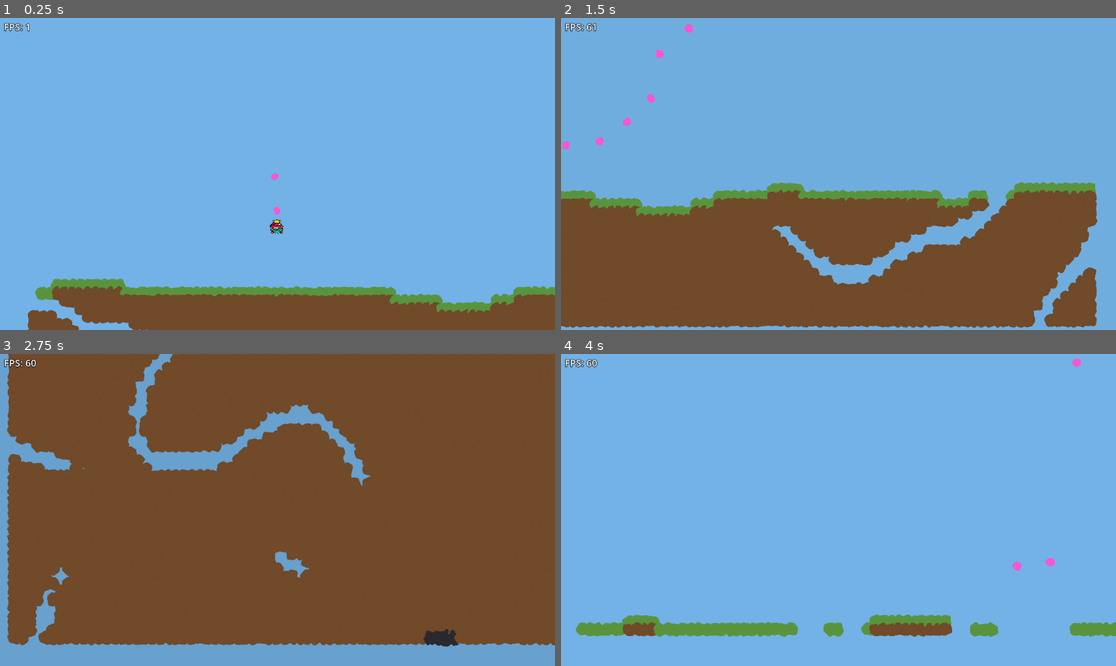
Above: before the commit, frames 1-4 (two rows, left to right).
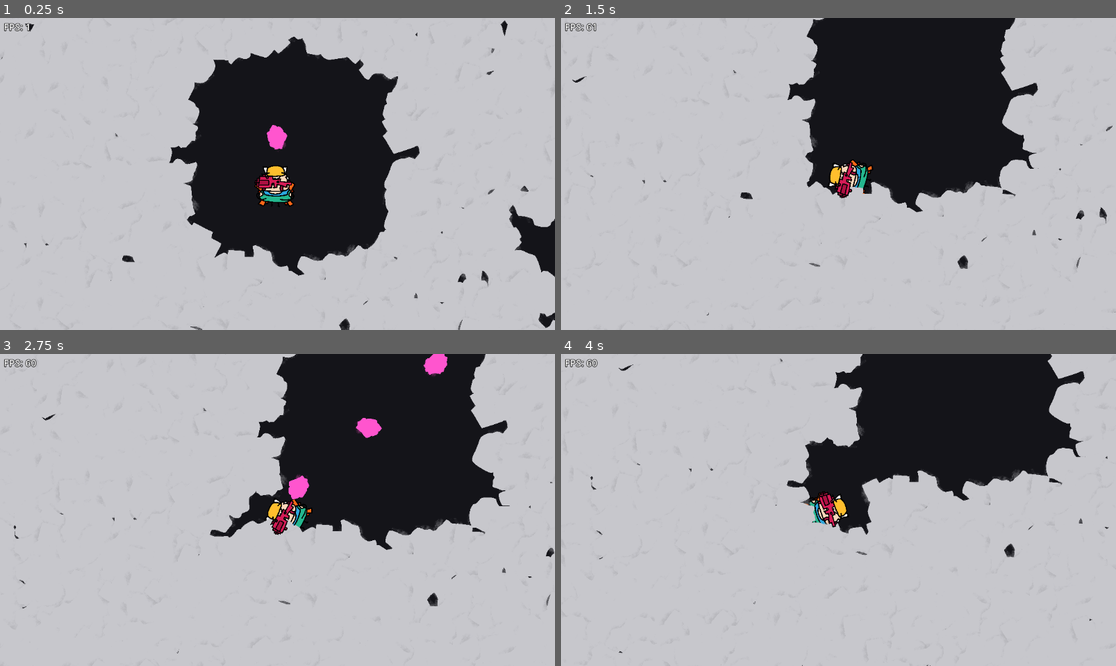
Above: after the commit, the same moments.

Repository: Henk-Studios/1guy1dream-rockhard
Game: Godot game, scene res://scene/main.tscn
Same seed, same stepped clock (60 frames per second), same inputs: the game is played once before the commit and once after it.
Inputs (mouse positions are in pixels of both pictures, inside the frame that each line leads up to):
- Up to frame 1 (0.25 s): no input
- Up to frame 2 (1.5 s): move the mouse to (960, 158) at 0.52 s; hold Right (rightjet) 0.53-1.28 s; click (960, 158) at 0.67 s; tap E (shop) at 0.77 s; move the mouse to (727, 189) at 1.27 s; hold Down (ui_down) from 1.28 s (still down)
- Up to frame 3 (2.75 s): tap E (shop) at 1.52 s; move the mouse to (333, 441) at 2.02 s; release Down (ui_down) at 2.03 s; hold Right (rightjet) from 2.03 s (still down)
- Up to frame 4 (4 s): move the mouse to (810, 572) at 2.77 s; release Right (rightjet) at 2.78 s; hold Up (ui_up) 2.78-3.53 s; click (810, 572) at 2.92 s; tap E (shop) at 3.02, 3.77 s; move the mouse to (1005, 556) at 3.52 s; hold Left (leftjet) from 3.53 s (still down)

The runs differ from the first frame. In frame 1, 100% of the frame differs, in the area x 0-100%, y 0-100%; in frame 2, 100%; in frame 3, 100%; in frame 4, 100%.

Commit message:
Added camera to guy, added lava

Diff:
--- a/1-guy-1-dream-rockhard/project.godot
+++ b/1-guy-1-dream-rockhard/project.godot
@@ -17,7 +17,7 @@
 
 [autoload]
 
-global="*uid://dse1a6n8i4l1b"
+global="*res://global.gd"
 
 [input]
 
--- a/1-guy-1-dream-rockhard/scene/main.tscn
+++ b/1-guy-1-dream-rockhard/scene/main.tscn
@@ -1,7 +1,6 @@
 [gd_scene format=3 uid="uid://def0dga52atjf"]
 
 [ext_resource type="Script" uid="uid://80vx6b2n7l4i" path="res://scripts/main.gd" id="1_main"]
-[ext_resource type="Script" uid="uid://ccjcluay40l2u" path="res://scripts/camera_2d.gd" id="3_h2yge"]
 [ext_resource type="PackedScene" uid="uid://xtv65a2ku4yj" path="res://scene/the_guy.tscn" id="4_guy"]
 
 [sub_resource type="CircleShape2D" id="CircleShape2D_small"]
@@ -14,11 +13,8 @@
 [node name="Main" type="Node2D" unique_id=717164903]
 script = ExtResource("1_main")
 
-[node name="Camera2D" type="Camera2D" parent="." unique_id=392427492]
-script = ExtResource("3_h2yge")
-
 [node name="TheGuy" parent="." unique_id=1049185052 instance=ExtResource("4_guy")]
-position = Vector2(0, 80)
+position = Vector2(0, 7200)
 
 [node name="Sprite2D" parent="TheGuy" index="0" unique_id=1888951784]
 scale = Vector2(0.02, 0.02)
@@ -26,6 +22,9 @@
 [node name="CollisionShape2D" parent="TheGuy" index="1" unique_id=1438068098]
 position = Vector2(-0.8, 6)
 shape = SubResource("CircleShape2D_small")
+
+[node name="Camera2D" parent="TheGuy" index="2" unique_id=1949905347]
+zoom = Vector2(3, 3)
 
 [node name="square" parent="TheGuy" index="3" unique_id=1096005966]
 position = Vector2(-0.8, 14.8)
--- a/1-guy-1-dream-rockhard/scene/shoot_particles.gd
+++ b/1-guy-1-dream-rockhard/scene/shoot_particles.gd
@@ -13,7 +13,12 @@
 	var collision = move_and_collide(velocity * delta)
 
 	if collision:
-		# Bullet hit something → despawn
+		# Bullet hit something → break if tile, then despawn
+		var collider = collision.get_collider()
+		if collider is Tile:
+			var main = get_tree().current_scene
+			if main.has_method("break_cell"):
+				main.break_cell(collider.cell, 1)
 		queue_free()
 
 func _on_timer_timeout():
--- a/1-guy-1-dream-rockhard/scripts/main.gd
+++ b/1-guy-1-dream-rockhard/scripts/main.gd
@@ -46,28 +46,27 @@
 const SKY_DEPTH_START := 0
 const SKY_DEPTH_END := 400
 
+# Spawn the player near the bottom of the world inside a pre-carved pocket.
+const SPAWN_CELL := Vector2i(0, 470)
+const SPAWN_CLEAR_RADIUS := 5
+
 var world_seed: int
 var noise: FastNoiseLite
 var cave_noise: FastNoiseLite
 var surface_noise: FastNoiseLite
 var loaded_chunks: Dictionary = {}  # Vector2i chunk -> Dictionary[cell, Tile] (O(1) break removal)
 var active_tiles: Dictionary = {}   # Vector2i cell -> Tile (fast break lookup)
-# Persistent mined cells, grouped by break-group coord: group -> Dictionary[cell, true].
-# One upfront lookup per chunk; fewer outer entries since each group spans many chunks.
+# Per-cell damage, grouped by break-group coord: group -> Dictionary[cell, hp_lost].
+# A cell is fully broken once its hp_lost >= Tile.HP[tile_type]. Partial damage persists
+# across chunk unload/reload so a half-mined block stays half-mined.
 var broken_by_group: Dictionary = {}
 
 var tile_pool: Array[Tile] = []
 
 var fps_label: Label
 
-# Debug instrumentation: totals per 2-second window.
-var _dbg_timer := 0.0
-var _dbg_gen_count := 0
-var _dbg_gen_us := 0
-var _dbg_unload_count := 0
-var _dbg_unload_us := 0
-var _dbg_break_count := 0
-var _dbg_break_us := 0
+@onready var the_guy: Node2D = $TheGuy
+var _last_streamed_chunk: Vector2i = Vector2i(-2147483648, -2147483648)
 
 func _ready() -> void:
 	world_seed = randi()
@@ -90,33 +89,90 @@
 	surface_noise.frequency = 0.03
 
 	_setup_fps_overlay()
-
-	update_region(Vector2.ZERO)
+	_setup_lava()
+
+	_clear_spawn_area(SPAWN_CELL, SPAWN_CLEAR_RADIUS)
+	var spawn_world: Vector2 = Vector2(SPAWN_CELL) * TILE_SIZE
+	if the_guy:
+		the_guy.global_position = spawn_world
+	update_region(spawn_world)
 
 func _process(_delta: float) -> void:
 	if fps_label:
 		fps_label.text = "FPS: %d" % Engine.get_frames_per_second()
 
-	_dbg_timer += _delta
-	if _dbg_timer >= 2.0:
-		_dbg_timer = 0.0
-		var total_broken := 0
-		for g in broken_by_group.values():
-			total_broken += g.size()
-		print("--- perf 2s window (fps=", Engine.get_frames_per_second(), ") ---")
-		print("  generate: ", _dbg_gen_count, " chunks, ", _dbg_gen_us / 1000.0, " ms total")
-		print("  unload:   ", _dbg_unload_count, " chunks, ", _dbg_unload_us / 1000.0, " ms total")
-		print("  break:    ", _dbg_break_count, " cells, ",  _dbg_break_us / 1000.0, " ms total")
-		print("  loaded_chunks=", loaded_chunks.size(),
-			" active_tiles=", active_tiles.size(),
-			" broken_groups=", broken_by_group.size(),
-			" total_broken=", total_broken)
-		_dbg_gen_count = 0
-		_dbg_gen_us = 0
-		_dbg_unload_count = 0
-		_dbg_unload_us = 0
-		_dbg_break_count = 0
-		_dbg_break_us = 0
+	if the_guy:
+		_update_sky(the_guy.global_position.y)
+		var chunk := _world_to_chunk(the_guy.global_position)
+		if chunk != _last_streamed_chunk:
+			_last_streamed_chunk = chunk
+			update_region(the_guy.global_position)
+
+func _clear_spawn_area(center: Vector2i, radius: int) -> void:
+	for dx in range(-radius, radius + 1):
+		for dy in range(-radius, radius + 1):
+			if dx * dx + dy * dy <= radius * radius:
+				var cell := center + Vector2i(dx, dy)
+				var group := _chunk_to_break_group(_cell_to_chunk(cell))
+				var group_broken: Dictionary = broken_by_group.get(group, {})
+				group_broken[cell] = 99999  # well above any tile's HP → always broken
+				if not broken_by_group.has(group):
+					broken_by_group[group] = group_broken
+
+const LAVA_SHADER_CODE := """
+shader_type canvas_item;
+
+uniform vec4 dark_color : source_color = vec4(0.7, 0.2, 0.0, 1.0);
+uniform vec4 bright_color : source_color = vec4(1.0, 0.55, 0.1, 1.0);
+
+varying vec2 world_pos;
+
+float hash(vec2 p) {
+	return fract(sin(dot(p, vec2(127.1, 311.7))) * 43758.5453);
+}
+
+float vnoise(vec2 p) {
+	vec2 i = floor(p);
+	vec2 f = fract(p);
+	float a = hash(i);
+	float b = hash(i + vec2(1.0, 0.0));
+	float c = hash(i + vec2(0.0, 1.0));
+	float d = hash(i + vec2(1.0, 1.0));
+	vec2 u = f * f * (3.0 - 2.0 * f);
+	return mix(mix(a, b, u.x), mix(c, d, u.x), u.y);
+}
+
+void vertex() {
+	world_pos = VERTEX;
+}
+
+void fragment() {
+	float t = TIME * 0.4;
+	vec2 p = world_pos * 0.008;
+	float n = vnoise(p + vec2(t * 0.3, t * 0.2));
+	n = mix(n, vnoise(p * 2.0 - vec2(t * 0.6, t * 0.1)), 0.4);
+	COLOR = mix(dark_color, bright_color, n);
+}
+"""
+
+func _setup_lava() -> void:
+	var lava := Polygon2D.new()
+	var top: float = WORLD_Y_MAX * TILE_SIZE
+	var half_width: float = 100000.0
+	var depth: float = 4000.0
+	lava.polygon = PackedVector2Array([
+		Vector2(-half_width, top),
+		Vector2(half_width, top),
+		Vector2(half_width, top + depth),
+		Vector2(-half_width, top + depth),
+	])
+	var shader := Shader.new()
+	shader.code = LAVA_SHADER_CODE
+	var mat := ShaderMaterial.new()
+	mat.shader = shader
+	lava.material = mat
+	lava.z_index = -10
+	add_child(lava)
 
 func _setup_fps_overlay() -> void:
 	var layer := CanvasLayer.new()
@@ -148,7 +204,6 @@
 	return Vector2i(floor(world_pos.x / chunk_pixels), floor(world_pos.y / chunk_pixels))
 
 func _generate_chunk(chunk_coord: Vector2i) -> void:
-	var _t0 := Time.get_ticks_usec()
 	var base := chunk_coord * CHUNK_SIZE
 	var tiles: Dictionary = {}
 	# One upfront lookup; null means no broken cells in this chunk's group (fast path).
@@ -162,9 +217,6 @@
 				continue
 			if cell.y < surface_y:
 				continue  # above surface: sky
-			if chunk_broken != null and chunk_broken.has(cell):
-				continue  # player has mined this cell previously
-
 			var bulk := noise.get_noise_2d(cell.x, cell.y)
 			var cave := _cave_at(cell)
 			var cave_penalty: float = maxf(cave - CAVE_SPARSITY, 0.0) * CAVE_STRENGTH
@@ -177,6 +229,12 @@
 			var is_heavy: bool = combined >= HEAVY_THRESHOLD
 			var tile_type: Tile.Type = _tile_type_for(depth, is_heavy)
 
+			# Skip cell if accumulated damage already destroys this tile type.
+			if chunk_broken != null:
+				var hp_lost: int = chunk_broken.get(cell, 0)
+				if hp_lost >= Tile.HP[tile_type]:
+					continue
+
 			var tile := _acquire_tile()
 			tile.configure(tile_type, _cell_angle(cell), _cell_texture_index(cell), cell)
 			tile.position = Vector2(cell.x * TILE_SIZE + TILE_SIZE / 2.0, cell.y * TILE_SIZE + TILE_SIZE / 2.0)
@@ -184,37 +242,29 @@
 			tiles[cell] = tile
 			active_tiles[cell] = tile
 	loaded_chunks[chunk_coord] = tiles
-	_dbg_gen_count += 1
-	_dbg_gen_us += Time.get_ticks_usec() - _t0
 
 func _unload_chunk(chunk_coord: Vector2i) -> void:
-	var _t0 := Time.get_ticks_usec()
 	var chunk_tiles: Dictionary = loaded_chunks[chunk_coord]
 	for cell in chunk_tiles:
 		active_tiles.erase(cell)
 		_release_tile(chunk_tiles[cell])
 	loaded_chunks.erase(chunk_coord)
-	_dbg_unload_count += 1
-	_dbg_unload_us += Time.get_ticks_usec() - _t0
-
-func break_cell(cell: Vector2i) -> void:
-	var _t0 := Time.get_ticks_usec()
+
+func break_cell(cell: Vector2i, damage: int = 1) -> void:
 	var chunk := _cell_to_chunk(cell)
 	var group := _chunk_to_break_group(chunk)
 	var group_broken: Dictionary = broken_by_group.get(group, {})
-	if group_broken.has(cell):
-		return
-	group_broken[cell] = true
+	var hp_lost: int = group_broken.get(cell, 0) + damage
+	group_broken[cell] = hp_lost
 	if not broken_by_group.has(group):
 		broken_by_group[group] = group_broken
 	if active_tiles.has(cell):
 		var tile: Tile = active_tiles[cell]
-		active_tiles.erase(cell)
-		if loaded_chunks.has(chunk):
-			loaded_chunks[chunk].erase(cell)
-		_release_tile(tile)
-	_dbg_break_count += 1
-	_dbg_break_us += Time.get_ticks_usec() - _t0
+		if hp_lost >= Tile.HP[tile.tile_type]:
+			active_tiles.erase(cell)
+			if loaded_chunks.has(chunk):
+				loaded_chunks[chunk].erase(cell)
+			_release_tile(tile)
 
 # Pool helpers: never queue_free tiles. Remove from tree and reuse later.
 func _acquire_tile() -> Tile:
--- a/1-guy-1-dream-rockhard/scripts/tile.gd
+++ b/1-guy-1-dream-rockhard/scripts/tile.gd
@@ -24,6 +24,17 @@
 	Type.STONE_3: Color(0.42, 0.42, 0.44),
 	Type.STONE_4: Color(0.58, 0.58, 0.60),
 	Type.STONE_5: Color(0.78, 0.78, 0.80),
+}
+
+# Durability per tile type. Stone 1 is hardest; dirt sits below stone 5; grass is softest.
+const HP := {
+	Type.GRASS: 1,
+	Type.DIRT: 1,
+	Type.STONE_1: 50,
+	Type.STONE_2: 25,
+	Type.STONE_3: 10,
+	Type.STONE_4: 5,
+	Type.STONE_5: 2,
 }
 
 static var SHARED_SHAPE: RectangleShape2D = null
